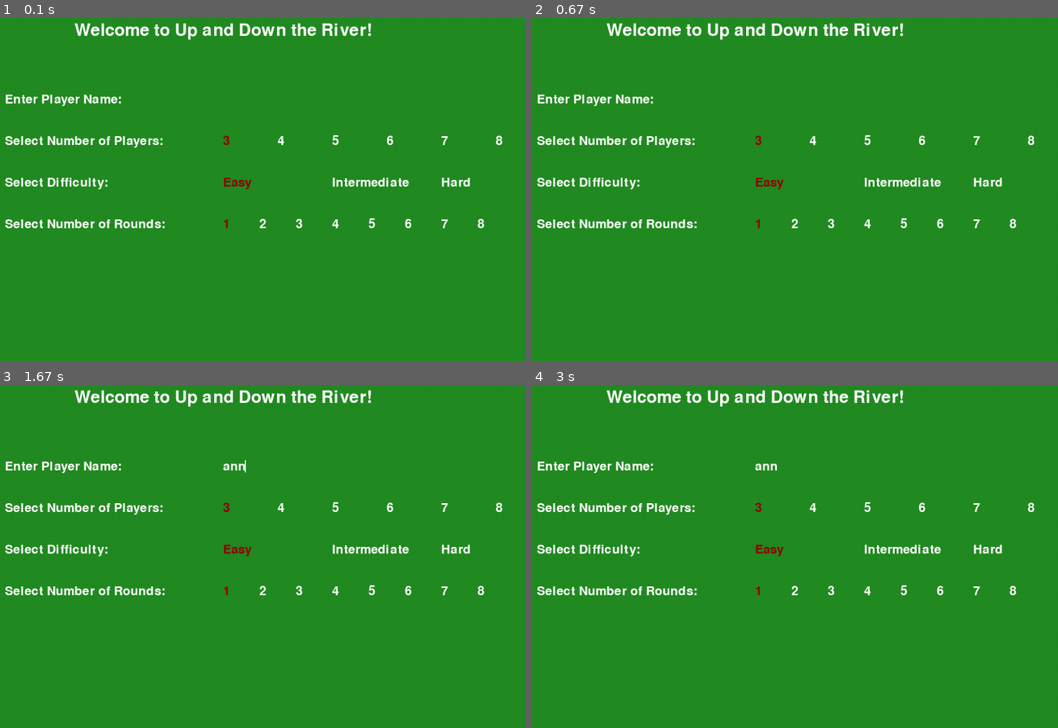
Above: before the commit, frames 1-4 (two rows, left to right).
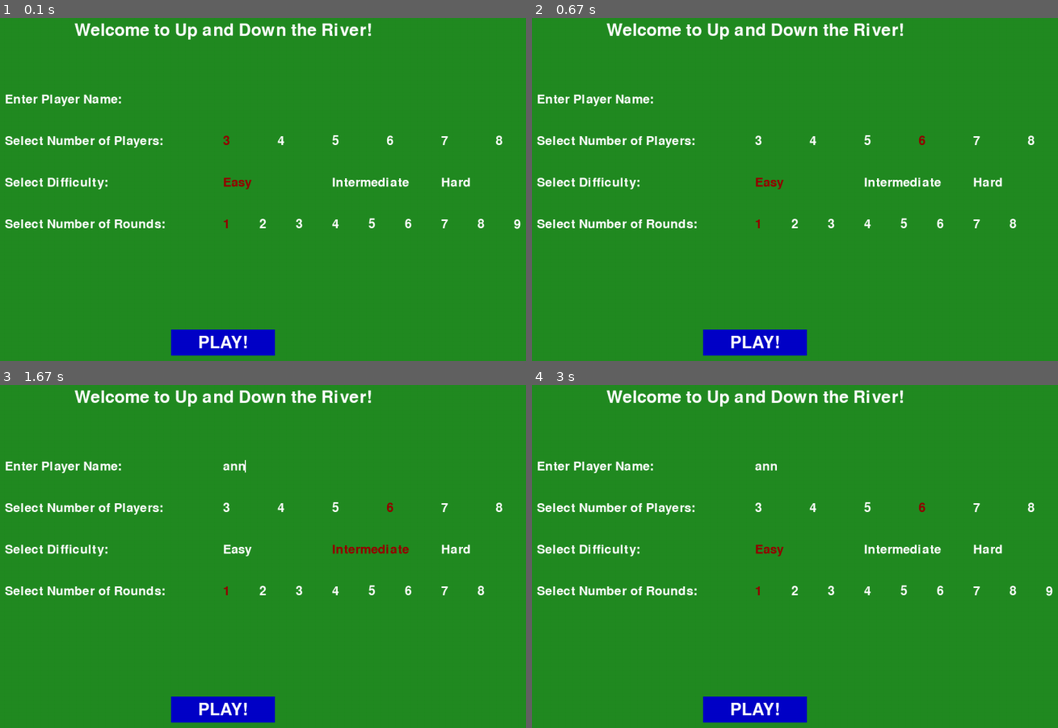
Above: after the commit, the same moments.

Repository: toddchrun/upanddown
Game: pygame game, started from game.py
Two runs of this game, one before a commit and one after it. Both use one fixed random seed, a clock stepped at 60 frames per second and the inputs below.
Inputs (mouse positions are in pixels of both pictures, inside the frame that each line leads up to):
- Up to frame 1 (0.1 s): no input
- Up to frame 2 (0.67 s): click (921, 141) at 0.38 s
- Up to frame 3 (1.67 s): click (368, 549) at 0.72 s; type "ann" at 1 s; tap Enter at 1.33 s; hold Right from 1.55 s (still down)
- Up to frame 4 (3 s): release Right at 2.02 s; click (758, 590) at 2.15 s; tap End at 2.43 s; click (768, 549) at 2.82 s

The runs differ from the first frame. In frame 1, 1.6% of the frame differs, in the area x 32-100%, y 58-99%; in frame 2, 1.6%; in frame 3, 2.0%, in the area x 32-78%, y 34-99%; in frame 4, 1.6%.

Commit message:
merged prompt screen functionality with gameplay

Diff:
--- a/computer_functions.py
+++ b/computer_functions.py
@@ -56,9 +56,9 @@
                 if card.suit == round_hand[0].suit:
                     card.valid = True
 
-    if player.difficulty == 'Easy':
+    if player.difficulty == settings.game_difficulty_option[0]:
         determine_play_easy(settings, screen, pile, player, trick_card)
-    elif player.difficulty == 'Intermediate':
+    elif player.difficulty == settings.game_difficulty_option[1]:
         determine_play_intermediate(settings, screen, pile, player, trick_card)
 
 
--- a/game.py
+++ b/game.py
@@ -22,33 +22,19 @@
 def run_game() :
     """Initializes the game and creates a screen object"""
 
-################Screen Setting################
+################Initial Sets and Prompt Screen ################
     pygame.init()
     settings = Settings()
 
     screen = pygame.display.set_mode((settings.screen_width, settings.screen_height))
     pygame.display.set_caption("Up and Down the River")
 
+    prompt_screen = PromptScreen(settings, screen)
+    active_players = []
 
-################Screen Setting################
-
-
-################Initial Sets################
-
-    #Add active players to array NEED MAJOR UPDATES HERE
-    active_players = []
-    i = 0
-    while i < settings.number_of_players:
-        new_player_name = "Player " + str(i+1)
-        player_id = i
-        active_players.append(Player(settings, screen, player_id, new_player_name))
-        i += 1
-
-    #Set dealer and user player as the first player
-    active_players[0].dealer = True
-    active_players[0].user_control = True
-
-    prompt_screen = PromptScreen(settings, screen)
+    while not prompt_screen.play_button.game_active:
+        sf.prompt_screen(settings, screen, prompt_screen)
+        sf.check_for_prompts(settings, screen, prompt_screen, active_players)
 
     #Set player position on screen
     sf.set_player_position(settings, screen, active_players)
@@ -65,21 +51,22 @@
     #active message instance
     message = Message(settings, screen)
 
-################Initial Sets################
+    #set the round array
+    settings.set_round_array()
+
+################Initial Sets and Prompt Screen ################
 
 ################Testing################
-
-    while True:
-        sf.prompt_screen(settings, screen, prompt_screen)
-        sf.check_for_prompts(settings, screen, prompt_screen)
+################Testing################
 
 ################Gameplay####################
+    print(settings.round_array)
+    for round in settings.round_array:
 
-    for idx in range(0, len(settings.round_array)):
+        curr_round = round
 
         #cycles through round array to get number of cards to deal
-        curr_round = settings.round_array[idx]
-        message.update_title("Round " + str(idx+1))
+        message.update_title("Round " + str(curr_round))
 
         #Beginning each round with a fresh deck
         shuffled_deck = deck.shuffle(settings, screen)
--- /dev/null
+++ b/play_button.py
@@ -0,0 +1,42 @@
+"""
+Play Button class
+"""
+
+import pygame.font
+
+class Button() :
+
+    def __init__(self, settings, screen) :
+        """Initializes button attributes"""
+
+        self.settings = settings
+        self.screen = screen
+        self.screen_rect = screen.get_rect()
+        self.msg = "PLAY!"
+        self.game_active = False #When true, start the game and pass prompts to settings
+
+        # Set dimensions and properties of the Button
+        self.width, self.height = self.settings.screen_width / 7, self.settings.screen_height / 16
+        self.button_color = (0, 0, 200)
+        self.text_color = (255, 255, 255)
+        self.font = pygame.font.SysFont(None, 48)
+
+        # Build the button rect object and center it
+        self.rect = pygame.Rect(0, 0, self.width, self.height)
+        self.rect.center = (self.settings.screen_width / 2, self.settings.screen_height * .80)
+
+        self.prep_msg(self.msg)
+
+    def prep_msg(self, msg) :
+        """Turn msg into a rendered image and center on the button"""
+
+        self.msg_image = self.font.render(msg, True, self.text_color,
+            self.button_color)
+        self.msg_image_rect = self.msg_image.get_rect()
+        self.msg_image_rect.center = self.rect.center
+
+    def draw_button(self) :
+        """Draws buttons and message on the screen"""
+
+        self.screen.fill(self.button_color, self.rect)
+        self.screen.blit(self.msg_image, self.msg_image_rect)
--- a/player.py
+++ b/player.py
@@ -10,7 +10,7 @@
     Class for every player
     """
 
-    def __init__(self, settings, screen, player_id, player_name):
+    def __init__(self, settings, screen, player_id, player_name, difficulty):
         super(Player, self).__init__()
 
         #Visual settings
@@ -30,7 +30,7 @@
         self.id = player_id
         self.user_control = False
         self.name = player_name
-        self.difficulty = self.settings.game_difficulty_option[1]
+        self.difficulty = difficulty
         self.hand = Group()
         self.dealer = False
         self.turn_active = False
--- a/prompt_screen.py
+++ b/prompt_screen.py
@@ -6,6 +6,7 @@
 from pygame.sprite import Group
 from pygame_textinput import TextInput
 from prompt_screen_button import PromptScreenButton
+from play_button import Button
 
 class PromptScreen():
 
@@ -103,7 +104,7 @@
             button = PromptScreenButton(self.settings, self.screen, msg, False, pos_x, pos_y)
             self.players.add(button)
 
-        self.players.sprites()[0].update() #sets first option as highlight
+        self.players.sprites()[0].select() #sets first option as highlight
 
         #Sprite Group of difficulties
         for index in range(0 , len(self.settings.game_difficulty_option)):
@@ -113,17 +114,20 @@
             button = PromptScreenButton(self.settings, self.screen, msg, False, pos_x, pos_y)
             self.levels.add(button)
 
-        self.levels.sprites()[0].update() #sets first option as highlight
+        self.levels.sprites()[0].select() #sets first option as highlight
 
         #Sprite Group of rounds
-        for index in range(1 , self.settings.max_rounds_available):
+        for index in range(1 , self.settings.max_rounds_available+1):
             msg = str(index)
             pos_x = self.settings.screen_width * (.50 + ((index-1) * .05))
             pos_y = self.number_of_rounds_rect.y
             button = PromptScreenButton(self.settings, self.screen, msg, False, pos_x, pos_y)
             self.rounds.add(button)
 
-        self.rounds.sprites()[0].update() #sets first option as highlight
+        self.rounds.sprites()[0].select() #sets first option as highlight
+
+        #Play Button instance to capture all the prompts when selected
+        self.play_button = Button(self.settings, self.screen)
 
 
     def show_prompt_screen(self):
@@ -144,6 +148,9 @@
         self.players.draw(self.screen)
         self.rounds.draw(self.screen)
 
+        #display the play button
+        self.play_button.draw_button()
+
     def update_text(self, events):
         """Updates the text input box with events"""
 
--- a/prompt_screen_button.py
+++ b/prompt_screen_button.py
@@ -13,7 +13,7 @@
 
         #sets initial parameters
         self.msg = msg
-        self.active = active
+        self.active = active #used to pass selected
 
         #basic visual settings
         self.settings = settings
@@ -33,14 +33,27 @@
         self.rect.x = pos_x
         self.rect.y = pos_y
 
-    def update(self):
+    def select(self):
         """Updates whether button is active to change text color"""
 
-        self.active = not self.active
+        self.active = True
 
-        if self.active:
-            self.text_color = (150, 0, 0)
-        else:
-            self.text_color = (255, 255, 255)
+        self.text_color = (150, 0, 0)
 
         self.image = self.font.render(self.msg, True, self.text_color)
+
+    def deselect(self):
+        """Updates whether button is active to change text color"""
+
+        self.active = False
+
+        self.text_color = (255, 255, 255)
+
+        self.image = self.font.render(self.msg, True, self.text_color)
+
+    def hide(self):
+        """Hides the prompt button, for when max rounds cannot be 7, 8 or 9"""
+
+        self.text_color = self.settings.bg_color
+
+        self.image = self.font.render(self.msg, True, self.text_color)
--- a/screen_functions.py
+++ b/screen_functions.py
@@ -5,6 +5,7 @@
 import sys
 import pygame
 import time
+from player import Player
 from table import Table
 from discard_pile import Pile
 from pygame.sprite import Group
@@ -18,14 +19,19 @@
         if event.type == pygame.QUIT :
             sys.exit()
 
-def check_for_prompts(settings, screen, prompt_screen):
+def check_for_prompts(settings, screen, prompt_screen, active_players):
     """Loops until deck is clicked and cards can be dealt"""
 
     events = pygame.event.get()
     for event in events :
         if event.type == pygame.QUIT :
             sys.exit()
-
+        elif event.type == pygame.MOUSEBUTTONDOWN :
+            mouse_x, mouse_y = pygame.mouse.get_pos()
+            check_prompts_clicked(settings, screen, prompt_screen, mouse_x, mouse_y) #check for prompt button clicks
+            check_play_button(settings, screen, prompt_screen, active_players, mouse_x, mouse_y) #check to see if play button clicked)
+
+    #feeds text input box events for constant refresh
     prompt_screen.update_text(events)
 
 def player_pause(settings, screen, player):
@@ -229,6 +235,76 @@
             card.select_card()
             break
 
+def check_prompts_clicked(settings, screen, prompt_screen, mouse_x, mouse_y):
+    """Checks collidepoint of all the prompt buttons, updates if needed"""
+
+    #check the level prompts
+    for level in prompt_screen.levels:
+        if level.rect.collidepoint(mouse_x, mouse_y):
+            level.select()
+            for other in prompt_screen.levels: #deslect all others
+                if (other != level):
+                    other.deselect()
+
+    #check the player number prompts
+    for number in prompt_screen.players:
+        if number.rect.collidepoint(mouse_x, mouse_y):
+            number.select()
+            for other in prompt_screen.players: #deslect all others
+                if (other != number):
+                    other.deselect()
+            #hides number of round options if there aren't enough cards!
+            for round in prompt_screen.rounds:
+                if (int(round.msg) * int(number.msg) > 53):
+                    round.hide()
+
+    #check the rounds prompts
+    for round in prompt_screen.rounds:
+        if round.rect.collidepoint(mouse_x, mouse_y):
+            round.select()
+            for other in prompt_screen.rounds: #deslect all others
+                if (other != round):
+                    other.deselect()
+
+def check_play_button(settings, screen, prompt_screen, active_players, mouse_x, mouse_y):
+    """Checks collidepoint of all the prompt buttons, updates if needed"""
+
+    if prompt_screen.play_button.rect.collidepoint(mouse_x, mouse_y): #play time!
+
+        #set game difficulty
+        for level in prompt_screen.levels:
+            if level.active:
+                settings.game_difficulty = level.msg
+
+        #set number of players
+        for number in prompt_screen.players:
+            if number.active:
+                settings.number_of_players = int(number.msg)
+
+        #set number of rounds
+        for round in prompt_screen.rounds:
+            if round.active:
+                settings.max_rounds = int(round.msg)
+
+        #set player name
+        user_name = prompt_screen.text_input.get_text()
+        active_players.append(Player(settings, screen, 0, user_name, None)) #sets first player instance as the user
+
+        #set computer players (should clean this up)
+        i = 1
+        while i < settings.number_of_players:
+            new_player_name = "Player " + str(i+1)
+            player_id = i
+            active_players.append(Player(settings, screen, player_id, new_player_name, settings.game_difficulty))
+            i += 1
+
+        #Set dealer and user player as the first player
+        active_players[0].dealer = True
+        active_players[0].user_control = True
+
+        #finally, set game active to true
+        prompt_screen.play_button.game_active = True
+
 def check_deck_click(deck, mouse_x, mouse_y):
     """If deck image clicked, deal the round"""
 
--- a/settings.py
+++ b/settings.py
@@ -2,7 +2,6 @@
 # Settings for Up and Down the River (a card game)
 #
 ###############################################################################
-import math
 
 class Settings() :
     """Class to store all the settings for Up and Down the River Game"""
@@ -15,27 +14,22 @@
         self.screen_height = 800
         self.bg_color = (34, 139, 34)
 
-        #Basic options
-        # self.game_option = ["Single Player", "Multiplayer"]
+        #Basic settings
         self.number_of_players_option = [3, 4, 5, 6, 7, 8]
+        self.number_of_players = int()
+
         self.game_difficulty_option = ["Easy", "Intermediate", "Hard"]
-        # self.exact_mode_option = True
+        self.game_difficulty = str()
 
-        #Basic settings
-        self.game = "Multiplayer"
-        self.number_of_players = 6
         self.starting_round = 1
-        self.max_rounds_available = max(math.trunc(53 / self.number_of_players), 9)
+        self.max_rounds_available = 9
+        self.max_rounds = int()
+
+        #trick card screen settings
         self.trick_x = self.screen_width * .35 #trick set
         self.trick_y = (self.screen_height / 2) - (.071875 * self.screen_height) #Set for card to be centered
 
-        #Make sure max rounds will have enough cards!
-        self.max_rounds = 3
-        try:
-            self.max_rounds < self.max_rounds_available
-        except:
-            self.max_rounds = self.max_rounds_available
-
+    def set_round_array(self):
         #Sets an array for number of cards to be dealt in a given round
         self.round_array = []
         for round in range(self.starting_round, self.max_rounds+1):
